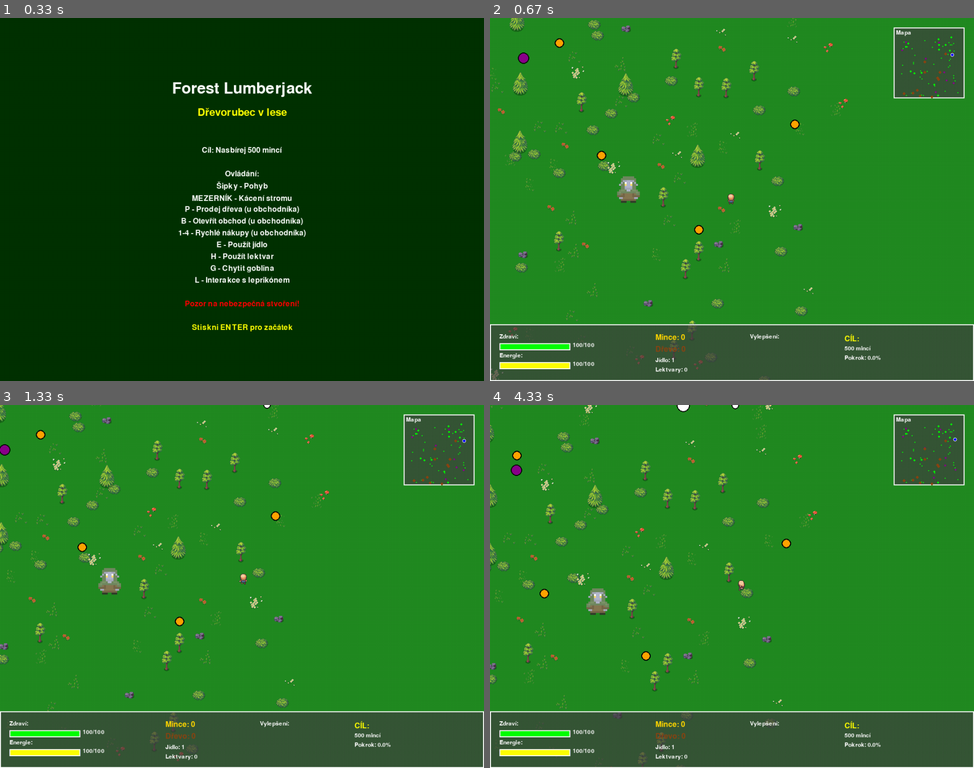
Above: before the commit, frames 1-4 (two rows, left to right).
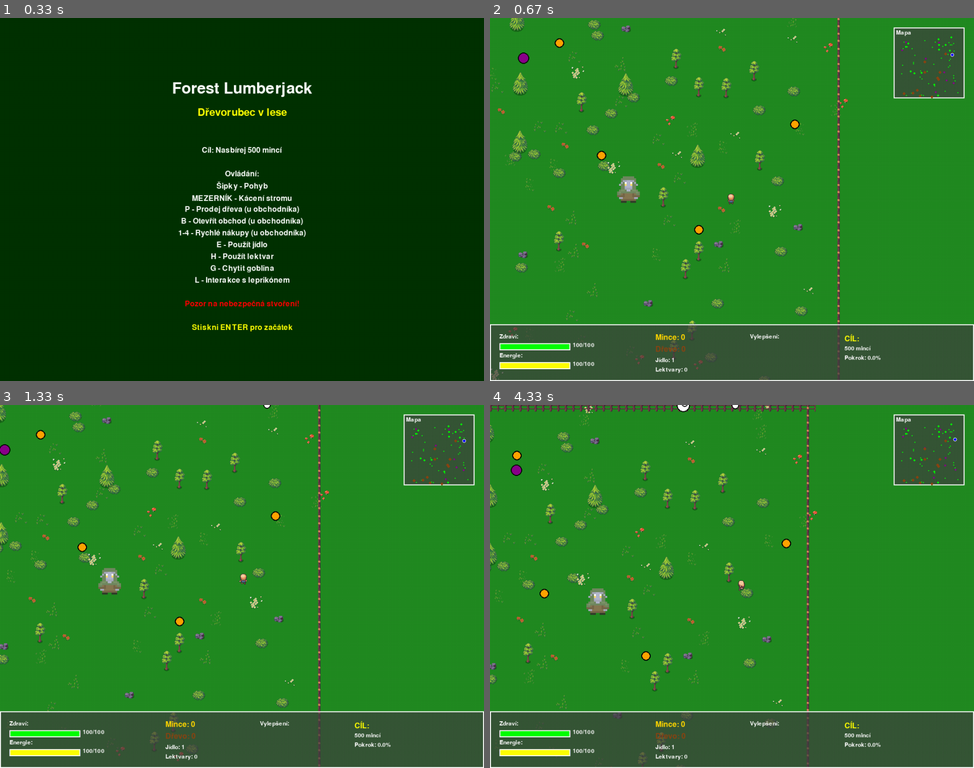
Above: after the commit, the same moments.

Repository: prank2106/pygame_workshop
Game: pygame game, started from launch_game.py
The game is run twice, just before and just after one commit, with the same random seed, the same clock (stepped at 60 frames per second) and the same inputs.
Inputs:
- Up to frame 1 (0.33 s): type "1 (at the terminal prompt)" at 0 s; type "1 (at the terminal prompt)" at 0 s
- Up to frame 2 (0.67 s): tap Enter at 0.33 s
- Up to frame 3 (1.33 s): hold Right 0.67-1.13 s; hold Up from 1.17 s (still down)
- Up to frame 4 (4.33 s): release Up at 1.47 s; hold Right 1.5-1.97 s; hold Left 2-2.53 s; hold Down 2.57-2.87 s; hold Left 2.9-3.3 s; hold Up 3.33-3.7 s; hold Right from 3.73 s (still down)

Frame 1 is identical in both runs. In frame 2, 0.5% of the frame differs, in the area x 71-73%, y 0-100%; in frame 3, 0.5%; in frame 4, 1.2%, in the area x 0-68%, y 0-100%.

Commit message:
Added: fence with collision

Diff:
--- a/main.py
+++ b/main.py
@@ -157,7 +157,7 @@
         # Aktualizace herních objektů
         self.player.update(dt)
         self.world.update(dt)
-        self.npc_manager.update(dt, self.player)
+        self.npc_manager.update(dt, self.player, self.world)
         self.shop_system.update(dt)
 
         # Aktualizace kamery
--- a/npc_manager.py
+++ b/npc_manager.py
@@ -20,7 +20,7 @@
         self.flee_timer = 0
         self.catchable = True  # OPRAVA: Flag pro možnost chycení
 
-    def update(self, dt, player):
+    def update(self, dt, player, world):
         """Aktualizace goblina"""
         self.steal_cooldown -= dt
         self.flee_timer -= dt
@@ -48,7 +48,10 @@
             direction = self.target_position - self.position
             if direction.magnitude() > 2:
                 direction = direction.normalize()
-                self.position = self.position + direction * self.speed * dt
+                new_pos = self.position + direction * self.speed * dt
+                if not world.is_inside_fence(new_pos.x, new_pos.y, self.size):
+                    self.position = new_pos
+
 
         elif self.state == "stealing":
             # Pokus o krádež - přiblížení k hráči
@@ -121,7 +124,7 @@
         self.teleport_timer = 0
         self.interaction_cooldown = 0
 
-    def update(self, dt, player):
+    def update(self, dt, player, world):
         """Aktualizace leprikóna"""
         self.teleport_timer += dt
         self.interaction_cooldown -= dt
@@ -173,7 +176,7 @@
         self.direction = "down"
         self.current_frame = 0
 
-    def update(self, dt, player):
+    def update(self, dt, player, world):
         """Aktualizace medvěda"""
         self.attack_cooldown -= dt
         player_distance = GameEngine.distance(self.position, player.position)
@@ -186,7 +189,9 @@
             direction = player.position - self.position
             if direction.magnitude() > 0:
                 direction = direction.normalize()
-                self.position = self.position + direction * self.speed * dt
+                new_pos = self.position + direction * self.speed * dt
+                if not world.is_inside_fence(new_pos.x, new_pos.y, self.size):
+                    self.position = new_pos
                 if abs(direction.x) > abs(direction.y):
                     self.direction = "right" if direction.x > 0 else "left"
                 else:
@@ -247,7 +252,7 @@
         self.steal_cooldown = 0
         self.wander_timer = 0
 
-    def update(self, dt, player):
+    def update(self, dt, player, world):
         """Aktualizace lišky"""
         self.steal_cooldown -= dt
         player_distance = GameEngine.distance(self.position, player.position)
@@ -283,7 +288,9 @@
         direction = self.target_position - self.position
         if direction.magnitude() > 2:
             direction = direction.normalize()
-            self.position = self.position + direction * self.speed * dt
+            new_pos = self.position + direction * self.speed * dt
+            if not world.is_inside_fence(new_pos.x, new_pos.y, self.size):
+                self.position = new_pos
 
     def render(self, screen, camera_x, camera_y):
         """Vykreslení lišky"""
@@ -304,7 +311,7 @@
         self.color = (255, 255, 255)  # Bílá
         self.wander_timer = 0
 
-    def update(self, dt, player):
+    def update(self, dt, player, world):
         """Aktualizace králíka"""
         player_distance = GameEngine.distance(self.position, player.position)
 
@@ -330,7 +337,9 @@
         direction = self.target_position - self.position
         if direction.magnitude() > 2:
             direction = direction.normalize()
-            self.position = self.position + direction * self.speed * dt
+            new_pos = self.position + direction * self.speed * dt
+            if not world.is_inside_fence(new_pos.x, new_pos.y, self.size):
+                self.position = new_pos
 
     def render(self, screen, camera_x, camera_y):
         """Vykreslení králíka"""
@@ -388,27 +397,27 @@
             y = random.uniform(0, self.world.world_height)
             self.rabbits.append(Rabbit(x, y))
 
-    def update(self, dt, player):
+    def update(self, dt, player, world):
         """Aktualizace všech NPC"""
         # Aktualizace goblinů
         for goblin in self.goblins[:]:  # Kopie seznamu pro bezpečné mazání
-            goblin.update(dt, player)
+            goblin.update(dt, player, world)
 
         # Aktualizace leprikónů
         for leprechaun in self.leprechauns:
-            leprechaun.update(dt, player)
+            leprechaun.update(dt, player, world)
 
         # Aktualizace medvědů
         for bear in self.bears:
-            bear.update(dt, player)
+            bear.update(dt, player, world)
 
         # Aktualizace lišek
         for fox in self.foxes:
-            fox.update(dt, player)
+            fox.update(dt, player, world)
 
         # Aktualizace králíků
         for rabbit in self.rabbits:
-            rabbit.update(dt, player)
+            rabbit.update(dt, player, world)
 
     def render(self, screen, camera_x, camera_y):
         """Vykreslení všech NPC"""
--- a/world.py
+++ b/world.py
@@ -92,6 +92,10 @@
     def __init__(self, screen_width, screen_height):
         self.screen_width = screen_width
         self.screen_height = screen_height
+
+        # Načtení plotu
+        self.fence_horizontal = pygame.image.load("assets/fence_horizontal.png").convert_alpha()
+        self.fence_vertical = pygame.image.load("assets/fence_vertical.png").convert_alpha()
 
         # Rozměry světa (větší než obrazovka)
         self.world_width = screen_width * 2
@@ -116,6 +120,9 @@
         # Generování světa
         self.generate_world()
 
+        print("Fence horizontal size:", self.fence_horizontal.get_width(), self.fence_horizontal.get_height())
+        print("Fence vertical size:", self.fence_vertical.get_width(), self.fence_vertical.get_height())
+
     def generate_world(self):
         """Procedurální generování herního světa"""
         print("Generování herního světa...")
@@ -232,6 +239,9 @@
         """Zda je možné na dané pozici stát (bez kolize s pevnými objekty)"""
         pos = Vector2(x, y)
 
+        if self.is_inside_fence(x, y, radius):
+            return False
+
         for tree in self.trees:
             if tree.dying:
                 continue  # Nebereme v úvahu umírající stromy
@@ -244,6 +254,15 @@
                 return False
 
         return True
+
+    def is_inside_fence(self, x, y, radius=12):
+        """Vrací True, pokud je objekt mimo plot (tedy koliduje s plotem)"""
+        left = 0 + radius
+        right = self.world_width - radius
+        top = 0 + radius
+        bottom = self.world_height - radius
+
+        return not (left <= x <= right and top <= y <= bottom)
 
     def get_objects_in_area(self, center_x, center_y, radius):
         """Získání objektů v dané oblasti"""
@@ -340,6 +359,27 @@
                 camera_y - 50 <= deco.position.y <= camera_y + self.screen_height + 50):
                 deco.render(screen, camera_x, camera_y)
 
+        # Vykreslení plotu
+        self.render_fences(screen, camera_x, camera_y)
+
+
+    def render_fences(self, screen, camera_x, camera_y):
+
+        tile_size = 32
+
+        # Horní a dolní okraj
+        for x in range(0, self.world_width, tile_size):
+            screen.blit(self.fence_horizontal, (x - camera_x, 0 - camera_y))  # horní okraj
+            screen.blit(self.fence_horizontal, (x - camera_x, self.world_height - tile_size - camera_y))  # dolní okraj
+
+        # Levý a pravý okraj
+        for y in range(0, self.world_height, tile_size):
+            screen.blit(self.fence_vertical, (0 - camera_x, y - camera_y))  # levý okraj
+            screen.blit(self.fence_vertical, (self.world_width - tile_size - camera_x, y - camera_y))  # pravý okraj
+
+
+
+
     def get_minimap_data(self, camera_x, camera_y, minimap_size):
         """Získání dat pro minimapu"""
         minimap_data = {
Binary file added: assets/fence_horizontal.png
Binary file added: assets/fence_vertical.png
